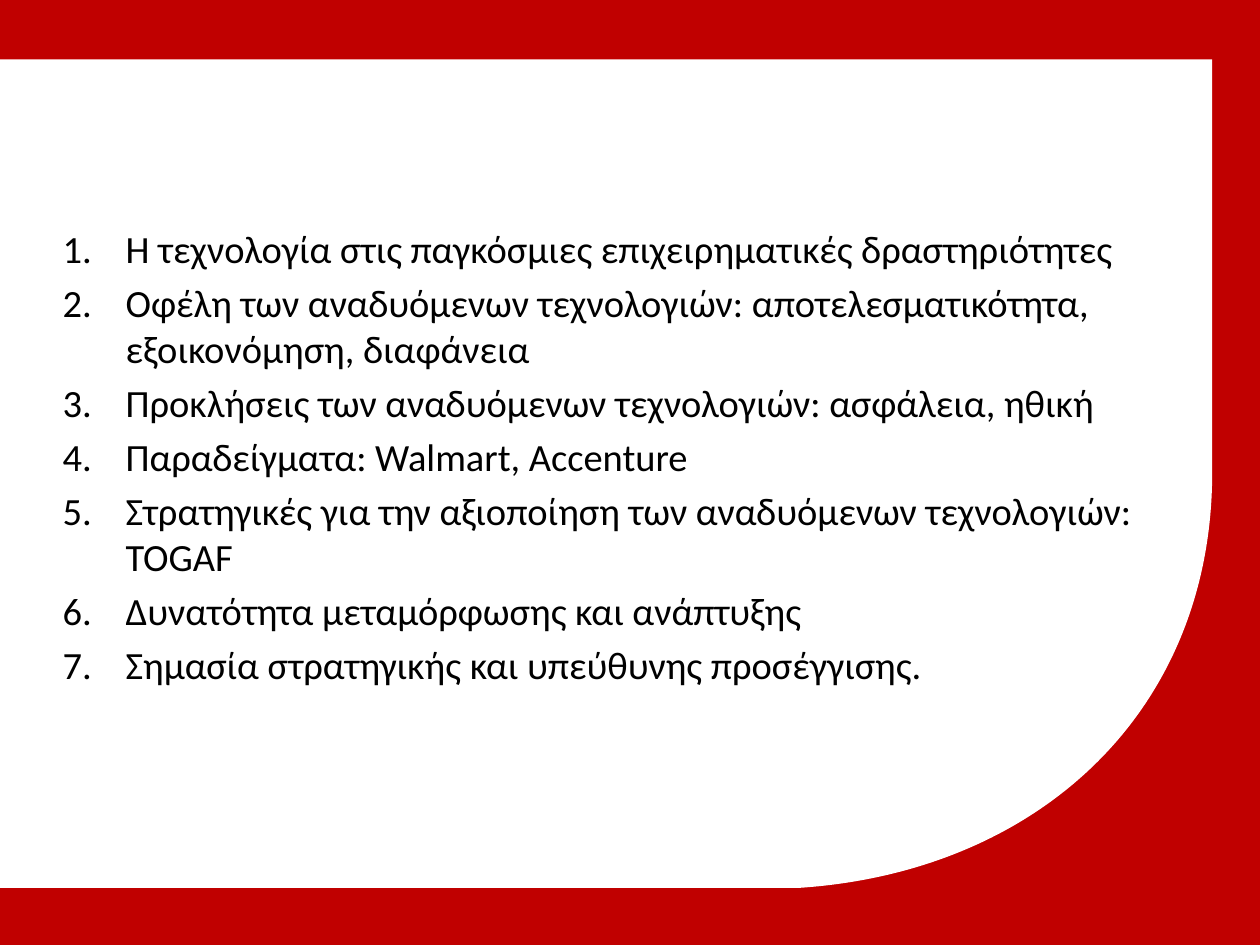
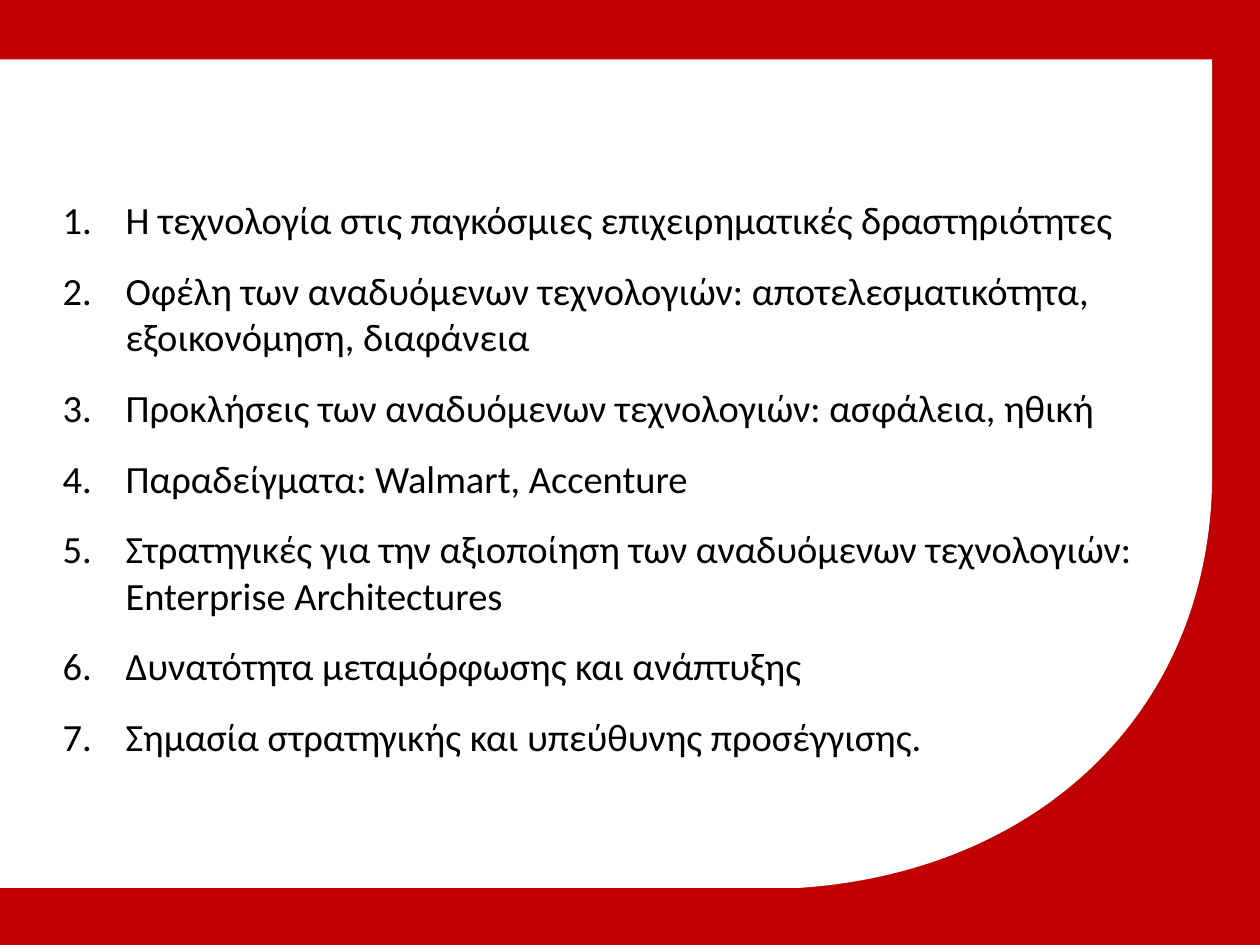
Before and after one commit to michailmarkou1995/MBA, a slide deck: slide 4 of Spiritual Wellbeing IV Professional Development and Applied Research/Μητροπολιτικό Κολλέγιο_ΣΕΚΦ[Μιχαηλ Μαρκου] IT in Global Business.pptx. Drawn at 1260x945 pixels with LibreOffice and Linux fonts; fonts in the diff are those of the drawing; background and template pictures are left out. Boxes give left, top, right and bottom in pixels: in the first picture for what was removed or moved away, otherwise in the second. Text is boxed around its words. In the diff, an @@ line names an element or a change of style, - is before the commit and + after.

```diff
--- a/Spiritual Wellbeing IV Professional Development and Applied Research/Μητροπολιτικό Κολλέγιο_ΣΕΚΦ[Μιχαηλ Μαρκου] IT in Global Business.pptx
+++ b/Spiritual Wellbeing IV Professional Development and Applied Research/Μητροπολιτικό Κολλέγιο_ΣΕΚΦ[Μιχαηλ Μαρκου] IT in Global Business.pptx
@@ text "Η τεχνολογία στις παγκόσμιες επιχειρηματικές ...": place and size @@
-text "Η τεχνολογία στις παγκόσμιες επιχειρηματικές ..." at box(126, 236, 1132, 686)
+text "Η τεχνολογία στις παγκόσμιες επιχειρηματικές ..." at box(126, 207, 1132, 758)
@@ text at box(126, 207, 1112, 758): more space between paragraphs @@
@@ text at box(126, 536, 1132, 617): text changed @@
-5. Στρατηγικές για την αξιοποίηση των αναδυόμενων τεχνολογιών: TOGAF
+5. Στρατηγικές για την αξιοποίηση των αναδυόμενων τεχνολογιών: Enterprise Architectures
```
Also in this commit, not shown: 2 other slides changed, 3 slides added.
